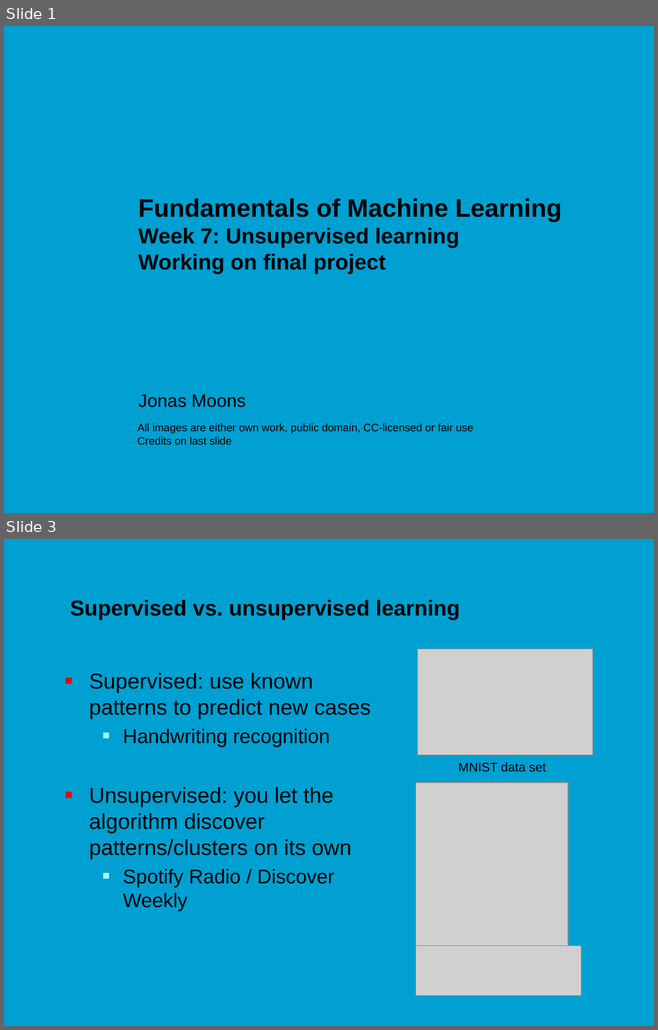
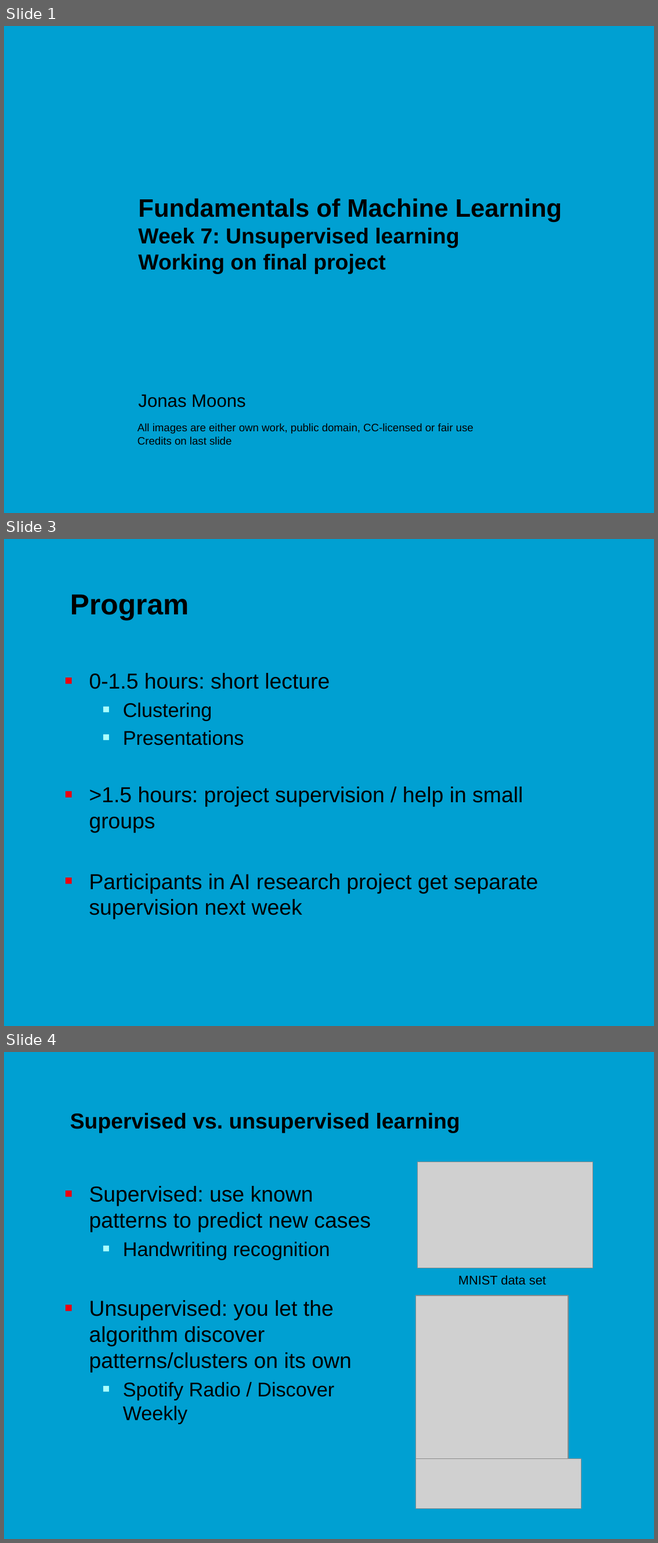
Before and after one commit to jonasmoons/data-driven-learning, a slide deck: slides/Week 7 - unsupervised learning.pptx. Shown one above the other, each under a label of ours: slides 1 and 3 before the commit, slides 1, 3 and 4 after it; the slides between them are not shown. The pictures are 658x1030 and 658x1543 pixels, drawn with LibreOffice and Linux fonts; fonts in the diff are those of the drawing; grey boxes stand for pictures; background and template pictures are left out. Boxes give left, top, right and bottom in pixels: in the first picture for what was removed or moved away, otherwise in the second. Text is boxed around its words. In the diff, an @@ line names an element or a change of style, - is before the commit and + after.

```diff
--- a/slides/Week 7 - unsupervised learning.pptx
+++ b/slides/Week 7 - unsupervised learning.pptx
@@ slide 3 added at (4, 539, 654, 1026), background picture (left out) @@
@@ title added at (70, 594, 189, 620), 32 pt, text #000000, bold @@
+Program
@@ text added at (89, 673, 538, 919), 24 pt, text #000000 @@
+■ 0-1.5 hours: short lecture
+  ■ Clustering
+  ■ Presentations
+■ >1.5 hours: project supervision / help in small groups
+■ Participants in AI research project get separate supervision next week
@@ what was slide 3 is now slide 4 @@
```
Also in this commit, not shown: 1 slide changed, 4 other slides added, 4 slides removed, 3 other files.
